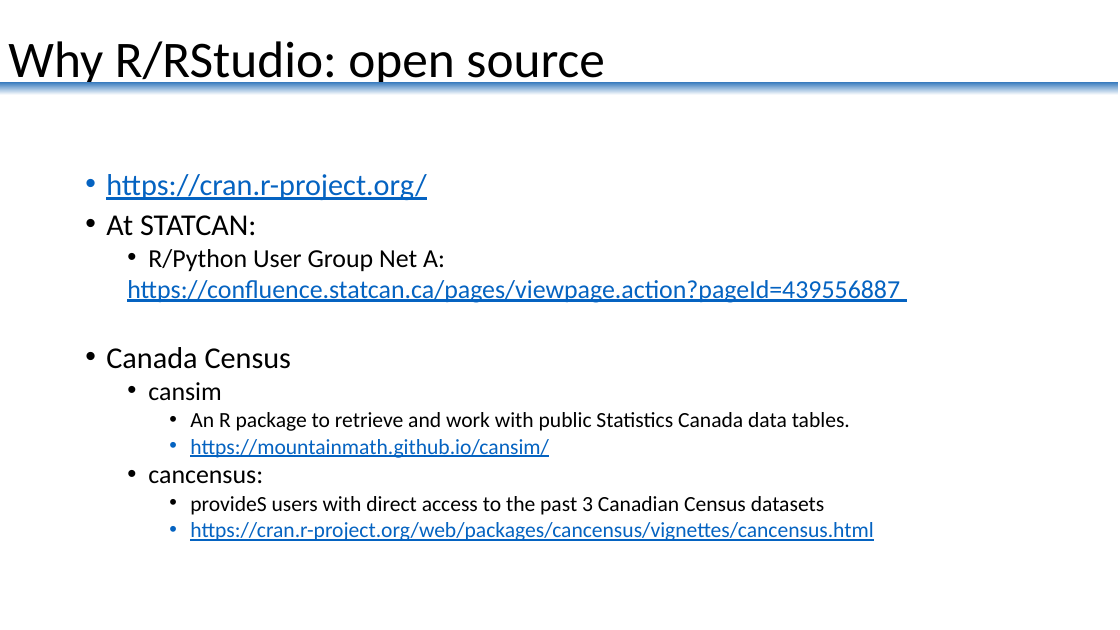
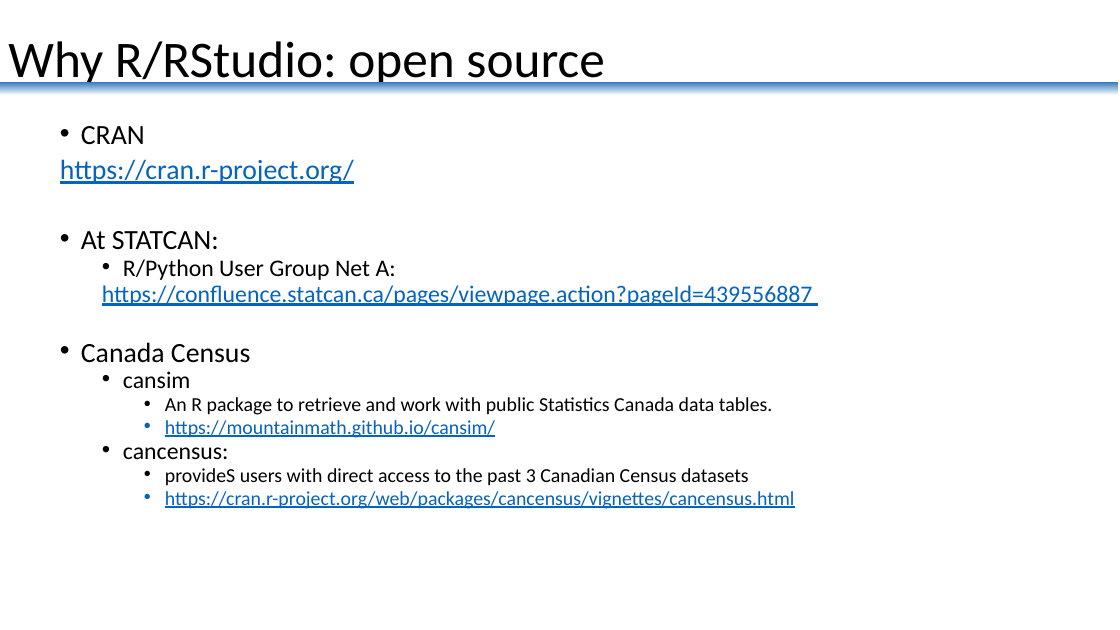
Before and after one commit to MagB/R_Course1, a slide deck: slide 6 of 1_Why_R/R_for_STATCAN.pptx. Drawn at 1120x630 pixels with LibreOffice and Linux fonts; fonts in the diff are those of the drawing. Boxes give left, top, right and bottom in pixels: in the first picture for what was removed or moved away, otherwise in the second. Text is boxed around its words. In the diff, an @@ line names an element or a change of style, - is before the commit and + after.

```diff
--- a/1_Why_R/R_for_STATCAN.pptx
+++ b/1_Why_R/R_for_STATCAN.pptx
@@ text "CRAN": place and size @@
-text "CRAN" at bbox=[106, 174, 900, 541]
+text "CRAN" at bbox=[60, 126, 812, 509]
@@ text at bbox=[81, 126, 145, 144]: paragraph added @@
+• CRAN
@@ text at bbox=[60, 159, 812, 509]: size 25.9 to 23.8 pt in "https://cran.r-project.org/", "At STATCAN:", "Canada Census"; size 22.2 to 20.4 pt in "R/Python User Group Net A:", "https://confluence.statcan.ca/pages/viewpage.action?pageId=4 ...", "cansim", "cancensus:"; size 18.5 to 17 pt in "An R package to retrieve and work ...", "https://mountainmath.github.io/cansim/", "provideS users with direct access to the ...", "https://cran.r-project.org/web/packages/cancensus/vignettes/ ..."; bullet • to none; line spacing 0.8 to 0.7 @@
```
Also in this commit, not shown: 3 other slides changed, 1 slide removed, 9 other files.
